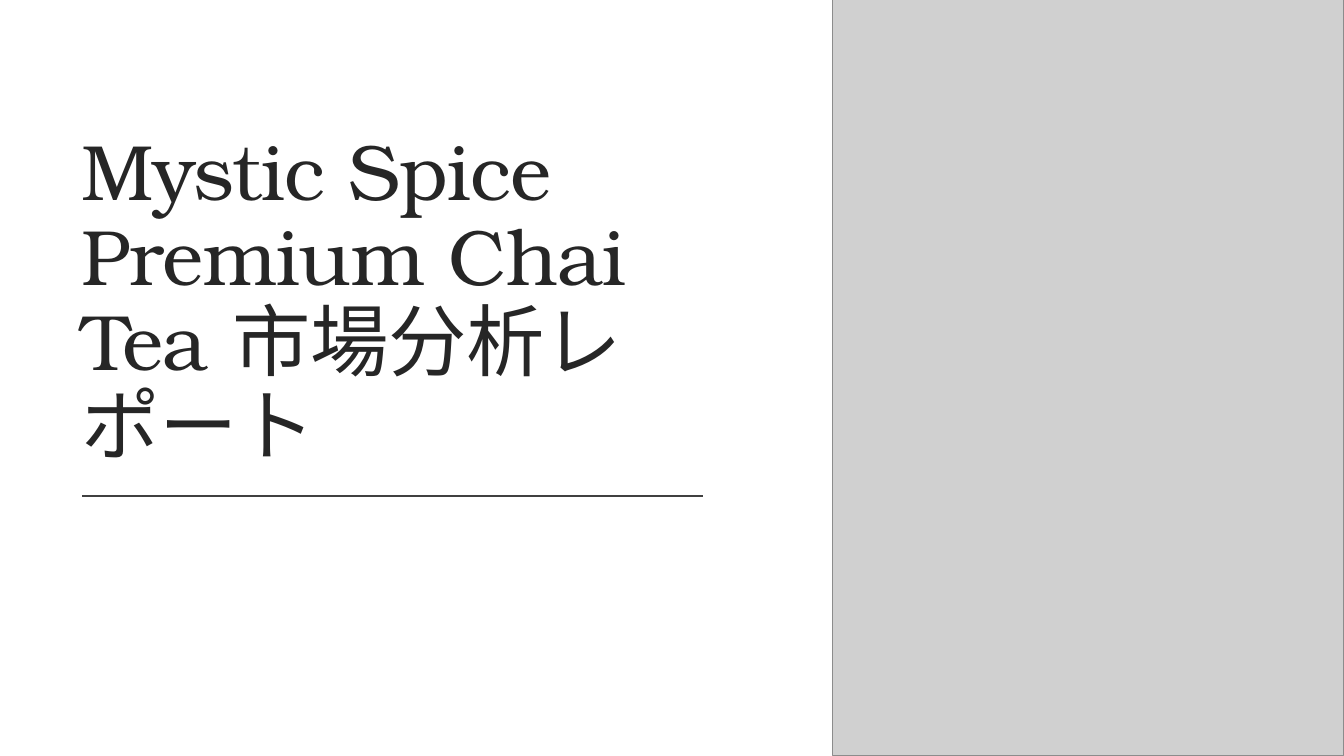
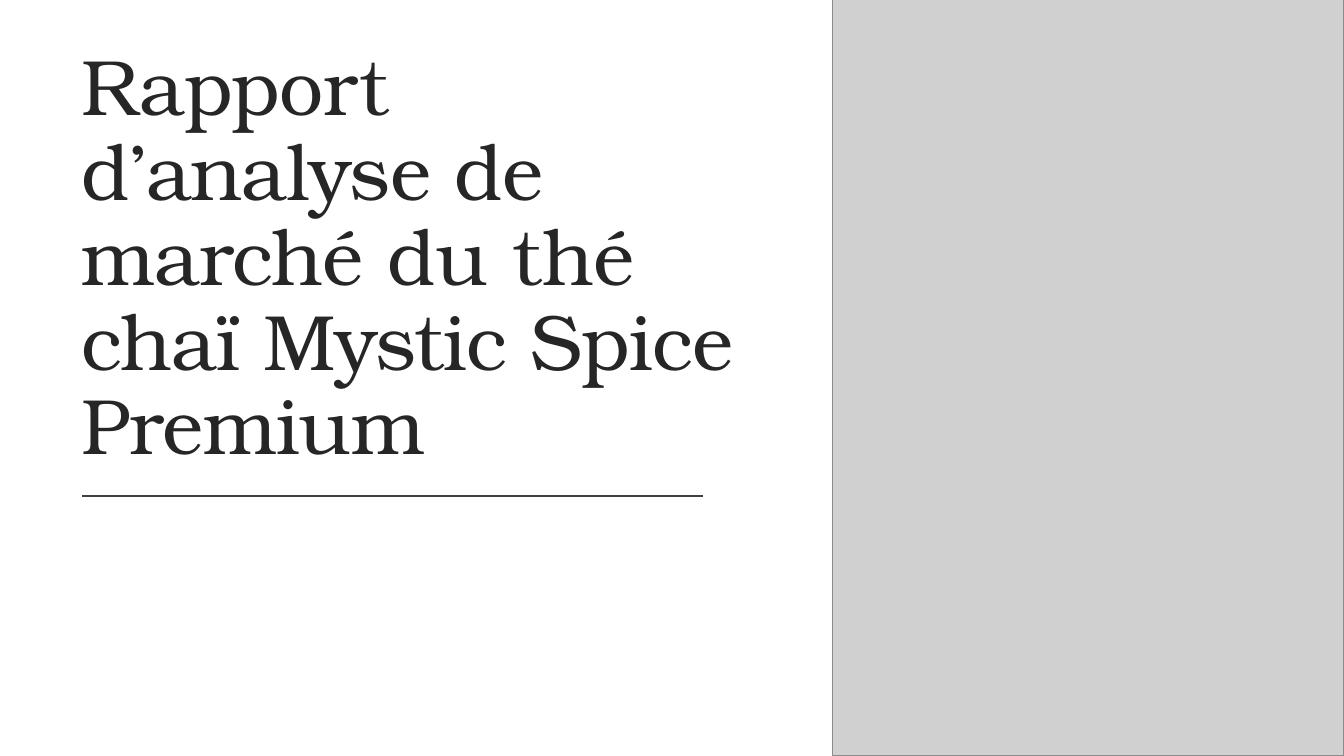
Before and after one commit to MicrosoftLearning/MS-4004-Empower-workforce-copilot-use-cases.fr-fr, a slide deck: slide 1 of ResourceFiles/Mystic Spice Premium Chai Market Analysis Presentation.pptx. Drawn at 1344x756 pixels with LibreOffice and Linux fonts; fonts in the diff are those of the drawing; grey boxes stand for pictures. Boxes give left, top, right and bottom in pixels: in the first picture for what was removed or moved away, otherwise in the second. Text is boxed around its words. In the diff, an @@ line names an element or a change of style, - is before the commit and + after.

```diff
--- a/ResourceFiles/Mystic Spice Premium Chai Market Analysis Presentation.pptx
+++ b/ResourceFiles/Mystic Spice Premium Chai Market Analysis Presentation.pptx
@@ title at [82, 61, 733, 455]: text changed @@
-Mystic Spice Premium Chai Tea 市場分析レポート
+Rapport d’analyse de marché du thé chaï Mystic Spice Premium
```
Also in this commit, not shown: 13 other slides changed, 32 other files.
